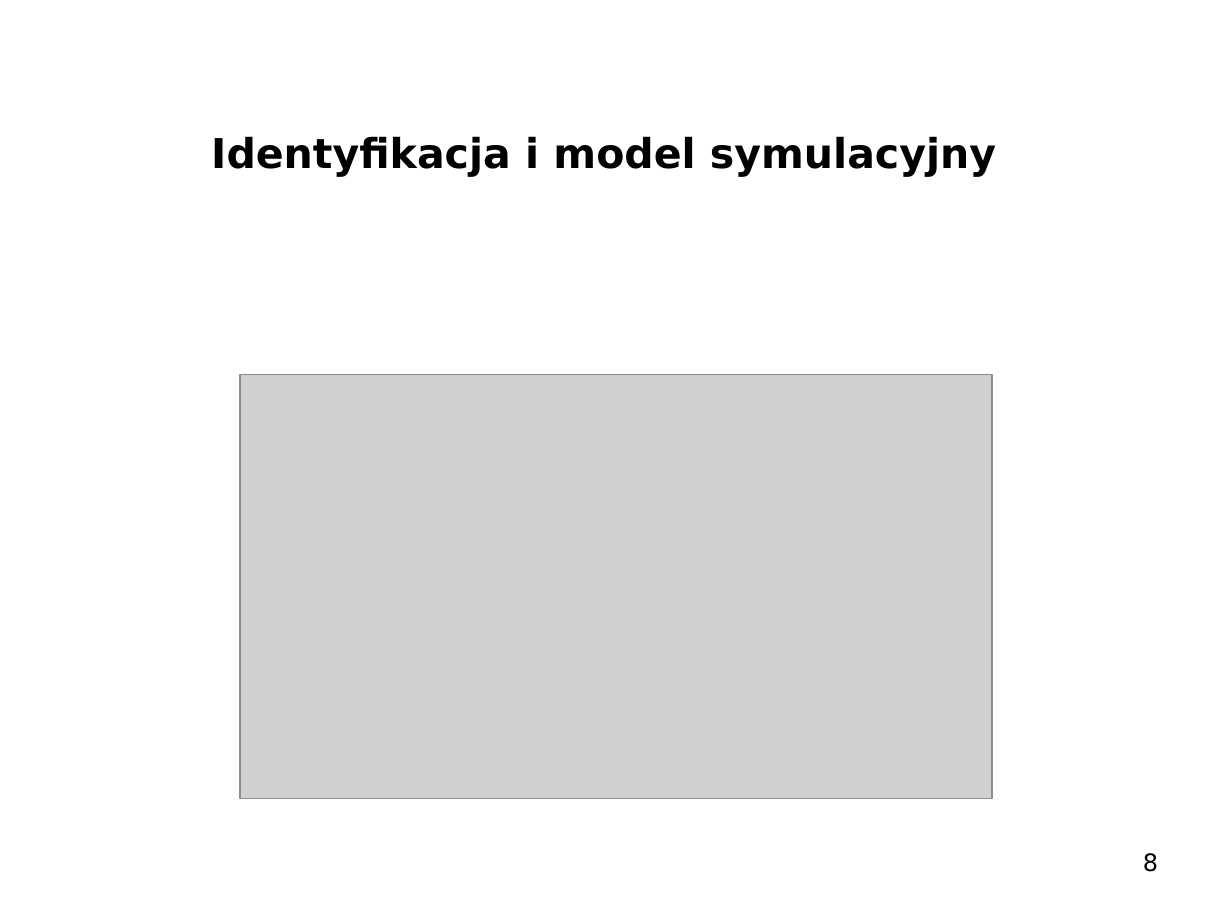
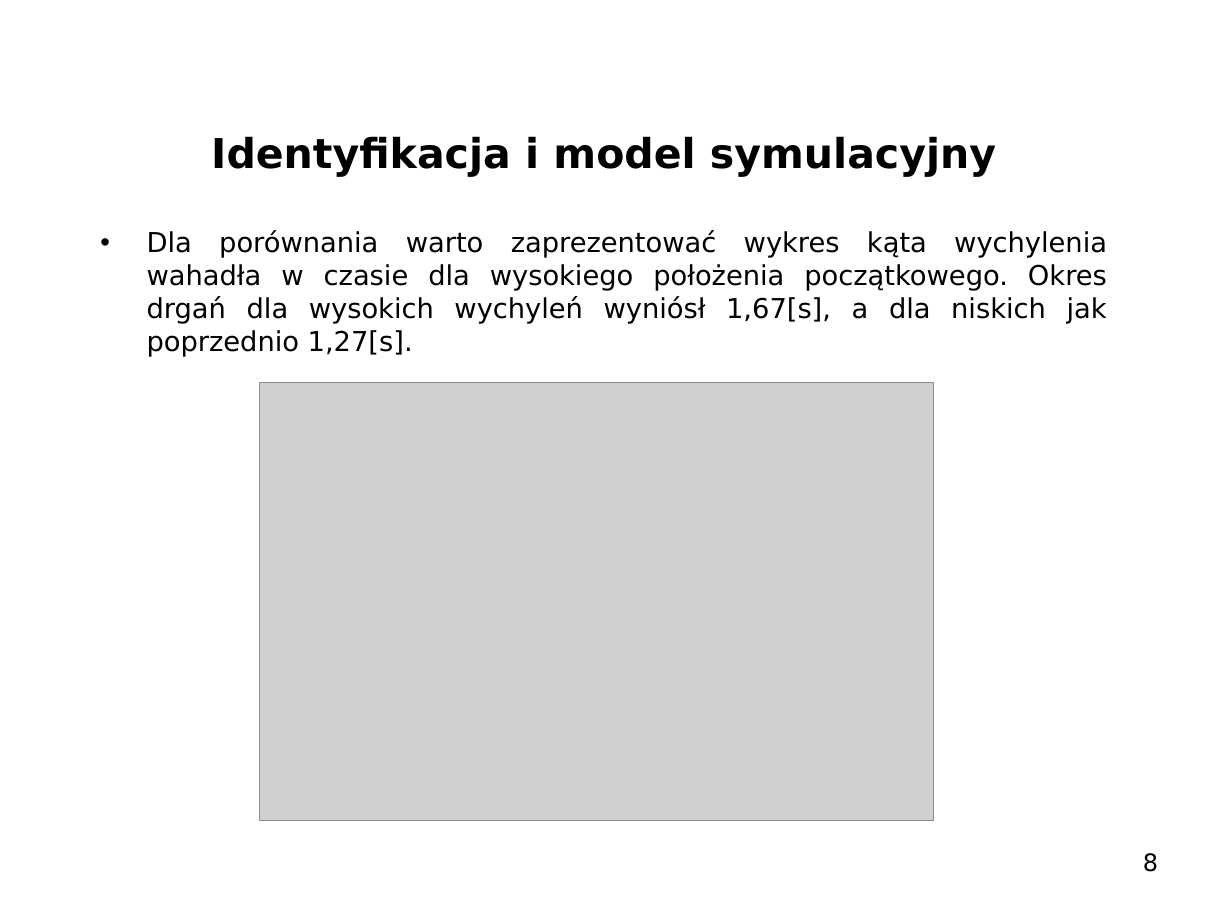
Before and after one commit to WasuMrTomass0/InvertedPendulum, a slide deck: slide 8 of prezentacja_lp1.pptx. Drawn at 1232x924 pixels with LibreOffice and Linux fonts; fonts in the diff are those of the drawing; grey boxes stand for pictures; background and template pictures are left out. Boxes give left, top, right and bottom in pixels: in the first picture for what was removed or moved away, otherwise in the second. Text is boxed around its words. In the diff, an @@ line names an element or a change of style, - is before the commit and + after.

```diff
--- a/prezentacja_lp1.pptx
+++ b/prezentacja_lp1.pptx
@@ text added at (147, 231, 1107, 357), 16 pt, text #000000 @@
+• Dla porównania warto zaprezentować wykres kąta wychylenia wahadła w czasie dla wysokiego położenia początkowego. Okres drgań dla wysokich wychyleń wyniósł 1,67[s], a dla niskich jak poprzednio 1,27[s].
@@ picture: place and size @@
-picture at (240, 375, 993, 798)
+picture at (260, 383, 934, 822)
```
Also in this commit, not shown: 13 other slides changed, 1 slide added.
